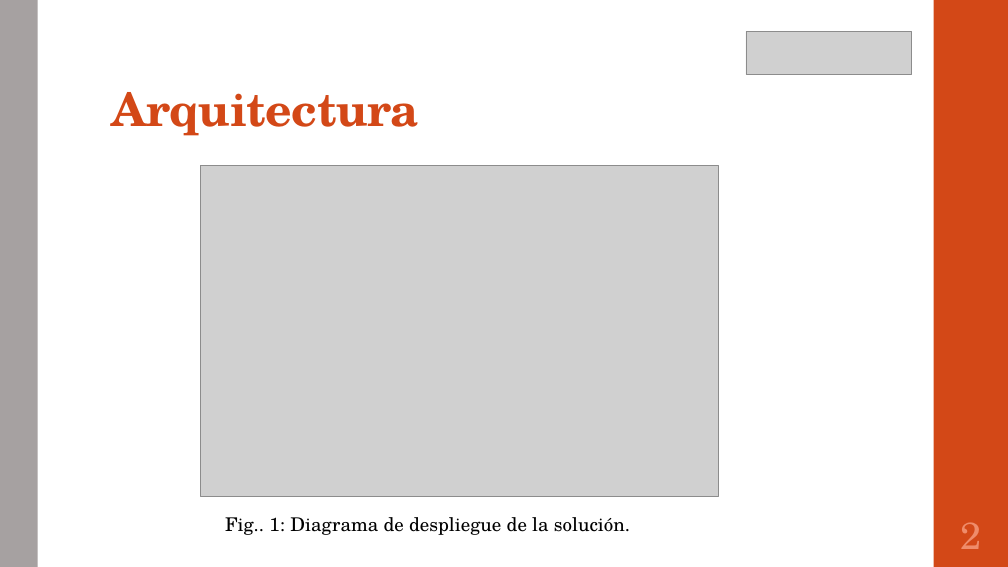
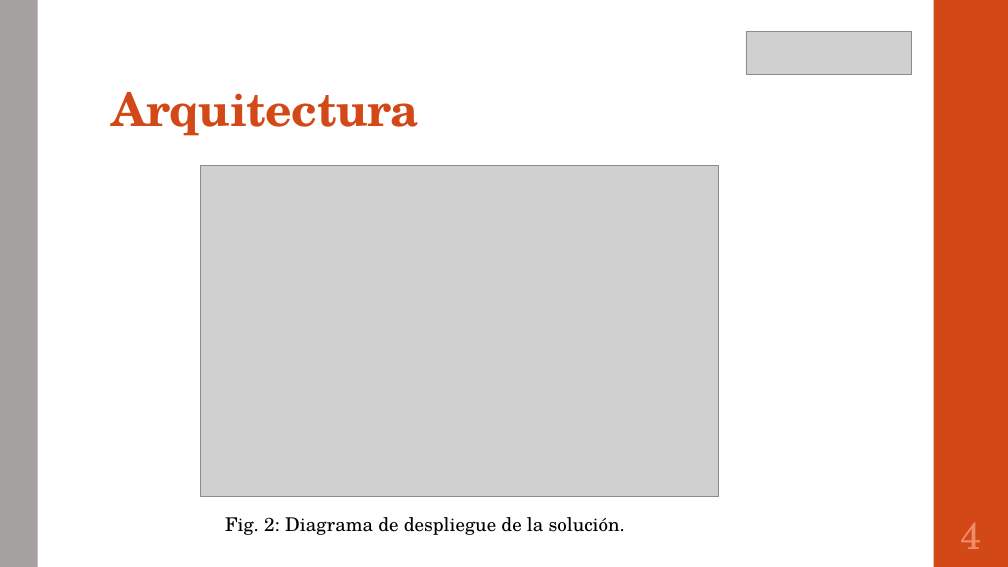
Before and after one commit to portafolio2016/hipocrates, a slide deck: slide 5 of presentación lunes 24 octubre 2016.pptx (slide 3 before the commit). Drawn at 1008x567 pixels with LibreOffice and Linux fonts; fonts in the diff are those of the drawing; grey boxes stand for pictures. Boxes give left, top, right and bottom in pixels: in the first picture for what was removed or moved away, otherwise in the second. Text is boxed around its words. In the diff, an @@ line names an element or a change of style, - is before the commit and + after.

```diff
--- a/presentación lunes 24 octubre 2016.pptx
+++ b/presentación lunes 24 octubre 2016.pptx
@@ text at (x1=225, y1=517, x2=625, y2=535): text changed @@
-Fig.. 1: Diagrama de despliegue de la solución.
+Fig. 2: Diagrama de despliegue de la solución.
@@ page number at (x1=961, y1=522, x2=982, y2=549): text changed @@
-2
+4
```
Also in this commit, not shown: 8 other slides changed, 1 slide added, 4 slides removed.
